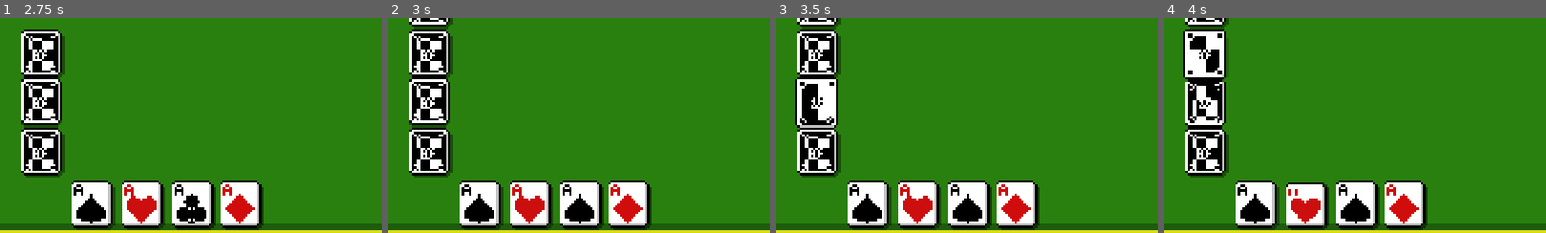
Above: before the commit, frames 1-4 (left to right).
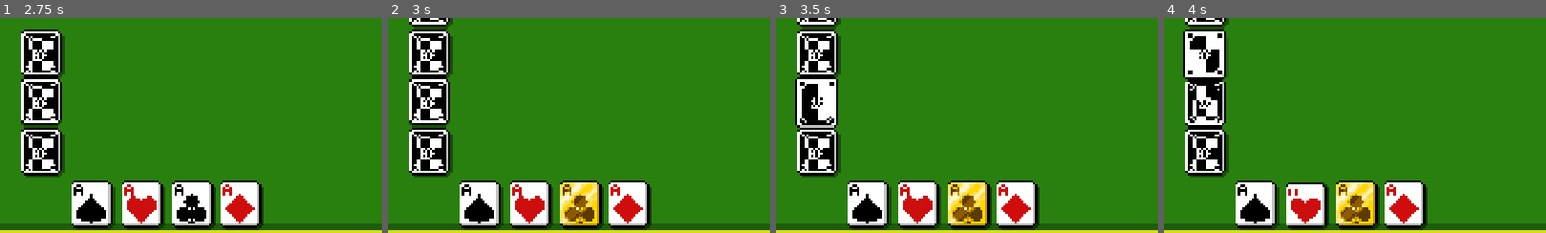
Above: after the commit, the same moments.

Repository: Kristerfer666/Riverhand
Game: Godot game, scene res://main.tscn
Same seed, same stepped clock (60 frames per second), same inputs: the game is played once before the commit and once after it.
Inputs (mouse positions are % of the whole screen's width and height, from its top left):
- Up to frame 1 (2.75 s): tap Enter at 0.5 s; move the mouse to (72, 45) at 0.52 s; click (72, 45) at 0.67 s; tap Space at 1.25 s; drag from (30, 55) to (83, 25) at 1.27 s; move the mouse to (49, 70) at 2.02 s; click (49, 70) at 2.17 s
- Up to frame 2 (3 s): drag from (33, 83) to (13, 60) at 2.77 s
- Up to frame 3 (3.5 s): no input
- Up to frame 4 (4 s): drag from (26, 83) to (13, 48) at 3.52 s
The pictures show only the part of the screen within x 8-58%, y 40-90%; the shares and areas given below are measured in that part.

Frame 1 is identical in both runs. In frame 2, 2.0% of the frame differs, in the area x 45-56%, y 76-97%; in frame 3, 2.0%; in frame 4, 2.0%.

Commit message:
solving bugs by commenting gold animation

Diff:
--- a/Card.gd
+++ b/Card.gd
@@ -137,13 +137,14 @@
 	tween.parallel().tween_property($Shade, "global_position:y", screen_mid_y, 0.4)
 
 func anim_gold():
-	$AnimatedSprite2D.visible = true
+	#$AnimatedSprite2D.visible = true
 	animating = true
 	emit_signal("hovered_off", self)
-	$AnimatedSprite2D.play("Anim-GoldAO" + suit_to_letter())
+	#$AnimatedSprite2D.play("Anim-GoldAO" + suit_to_letter())
 	var gold_image = str("res://materials/Card Faces/ver2/Aces/GoldAces/GoldAO" + suit_to_letter() + ".png")
+	print(gold_image)
 	$AOS.texture = load(gold_image)
-	await $AnimatedSprite2D.animation_finished
+	#await $AnimatedSprite2D.animation_finished
 	animating = false
 	$AnimatedSprite2D.visible = false
 
